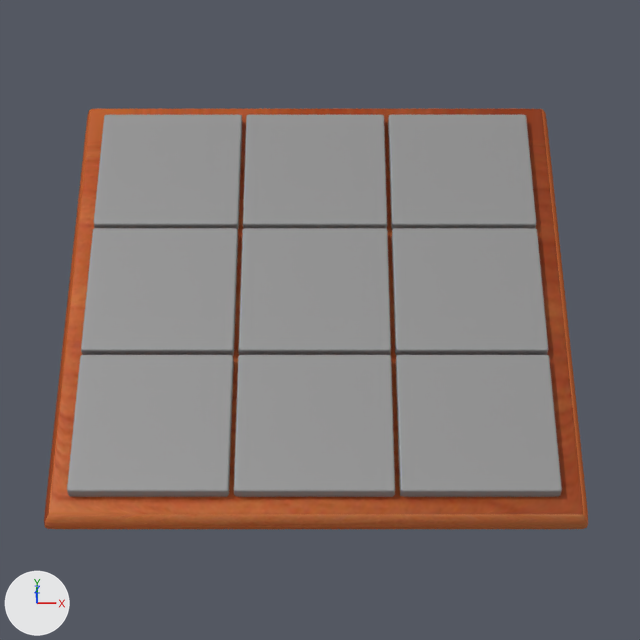
A saved change to the Blender file apps/src/2048.blend.
Rendered twice from the file's camera 'Camera'. Lighting does not change. The marker at lower left points along +X, +Y and +Z.
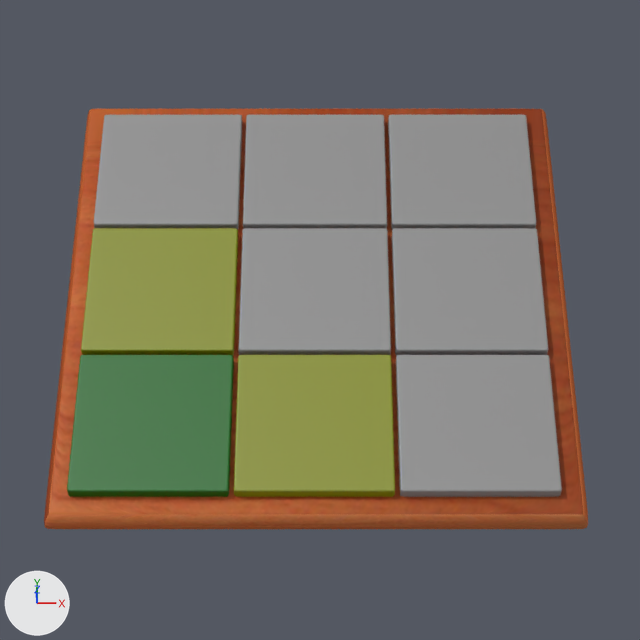
Pixel boxes (x1, y1, x2, y2) of what changed, in the pictures (640 x 640 px):
'Cube.011', recoloured (grey to green)
    both: (67, 355, 234, 497)
'Cube.012', recoloured (grey to yellow)
    both: (234, 355, 395, 497)
'Cube.008', recoloured (grey to yellow)
    both: (81, 228, 238, 355)

Patch to the scene script:
```diff
--- a/apps/src/2048.blend.py
+++ b/apps/src/2048.blend.py
@@ mat_yellowtile @@
+mat_yellowtile = bpy.data.materials.new('yellowtile')
+# nodes: BsdfAnisotropic, BsdfDiffuse, MixShader, OutputMaterial
+# colours: grey #979999, yellow #8e9600
@@ mat_greentile @@
+mat_greentile = bpy.data.materials.new('greentile')
+# nodes: BsdfAnisotropic, BsdfDiffuse, MixShader, OutputMaterial
+# colours: grey #979999, dark green #006e0a
@@ mat_orangetile @@
+mat_orangetile = bpy.data.materials.new('orangetile')
+# nodes: BsdfAnisotropic, BsdfDiffuse, MixShader, OutputMaterial
+# colours: grey #979999, yellow #8e9600
@@ ob_cube_012 @@
 ob_cube_012.scale = (0.38, 0.38, 0.0656)
+ob_cube_012.material_slots[0].link = 'OBJECT'; ob_cube_012.material_slots[0].material = mat_orangetile
 _m = ob_cube_012.modifiers.new('Subsurf', 'SUBSURF')
@@ ob_cube_011 @@
 ob_cube_011.scale = (0.38, 0.38, 0.0656)
+ob_cube_011.material_slots[0].link = 'OBJECT'; ob_cube_011.material_slots[0].material = mat_greentile
 _m = ob_cube_011.modifiers.new('Subsurf', 'SUBSURF')
@@ ob_cube_008 @@
 ob_cube_008.scale = (0.38, 0.38, 0.0656)
+ob_cube_008.material_slots[0].link = 'OBJECT'; ob_cube_008.material_slots[0].material = mat_yellowtile
 _m = ob_cube_008.modifiers.new('Subsurf', 'SUBSURF')
```
